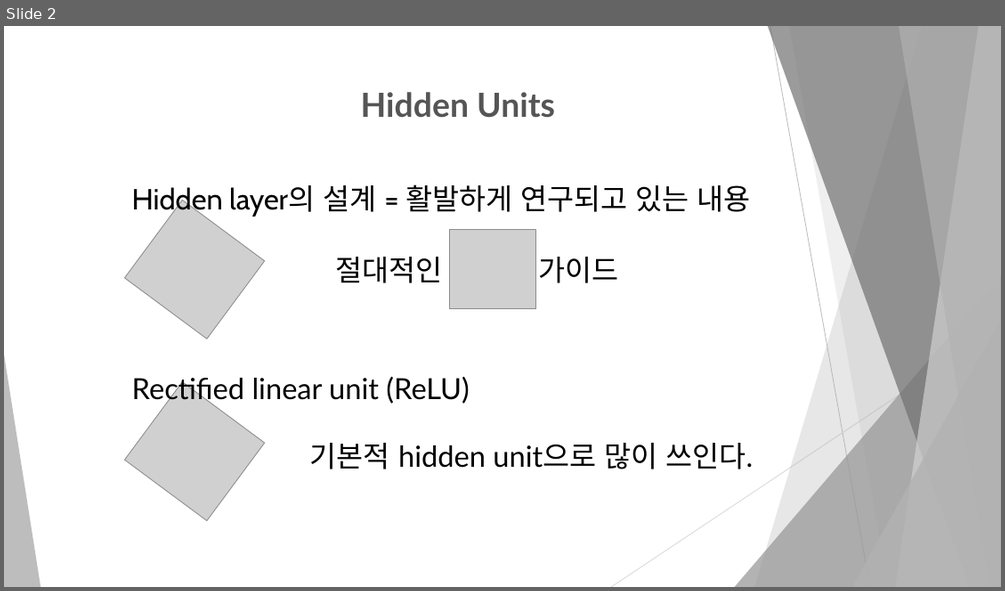
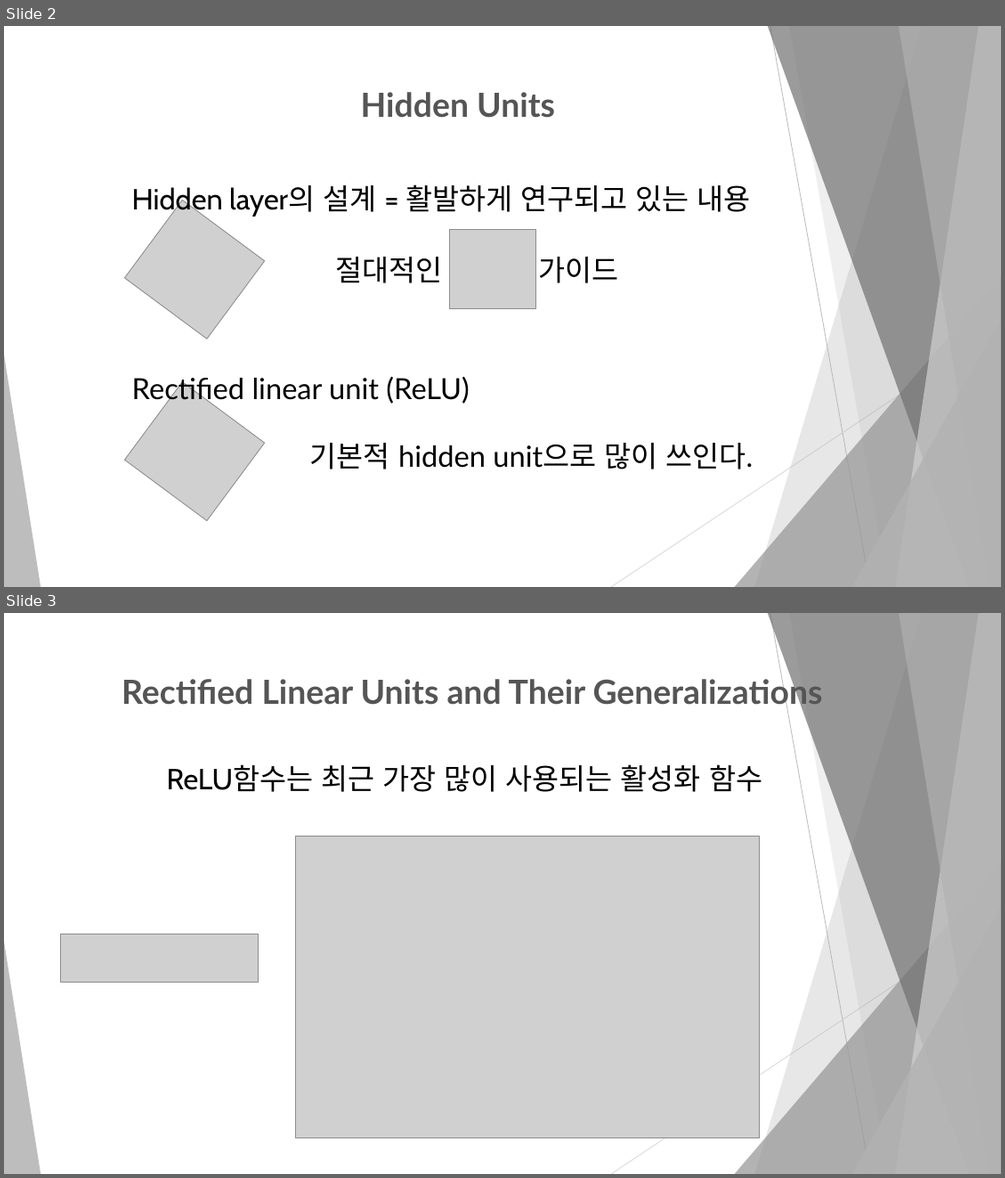
Before and after one commit to dbswl067/Machine-learning, a slide deck: 발표 자료/6.3 Hidden Units.pptx. Shown one above the other, each under a label of ours: slide 2 before the commit, slides 2 and 3 after it. The pictures are 1005x591 and 1005x1178 pixels, drawn with LibreOffice and Linux fonts; fonts in the diff are those of the drawing; grey boxes stand for pictures. Boxes give left, top, right and bottom in pixels: in the first picture for what was removed or moved away, otherwise in the second. Text is boxed around its words. In the diff, an @@ line names an element or a change of style, - is before the commit and + after.

```diff
--- a/발표 자료/6.3 Hidden Units.pptx
+++ b/발표 자료/6.3 Hidden Units.pptx
@@ slide 3 added at [4, 613, 1001, 1174], background #FFFFFF; not listed: 10 template elements that a slide beside it also shows @@
@@ text added at [121, 674, 823, 710], 32 pt, text #555555, bold @@
+Rectified Linear Units and Their Generalizations
@@ text added at [167, 764, 762, 792], 28 pt, text #000000 @@
+ReLU함수는 최근 가장 많이 사용되는 활성화 함수
@@ picture added at [296, 836, 759, 1138] @@
@@ picture added at [60, 933, 259, 981] @@
```
Also in this commit, not shown: 11 other slides added, 7 slides removed, 1 other file.
